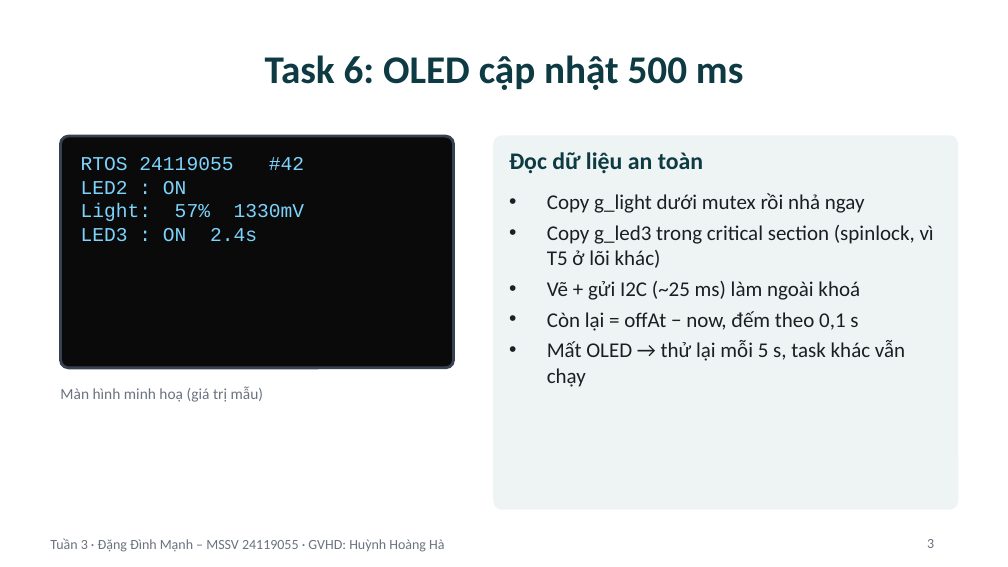
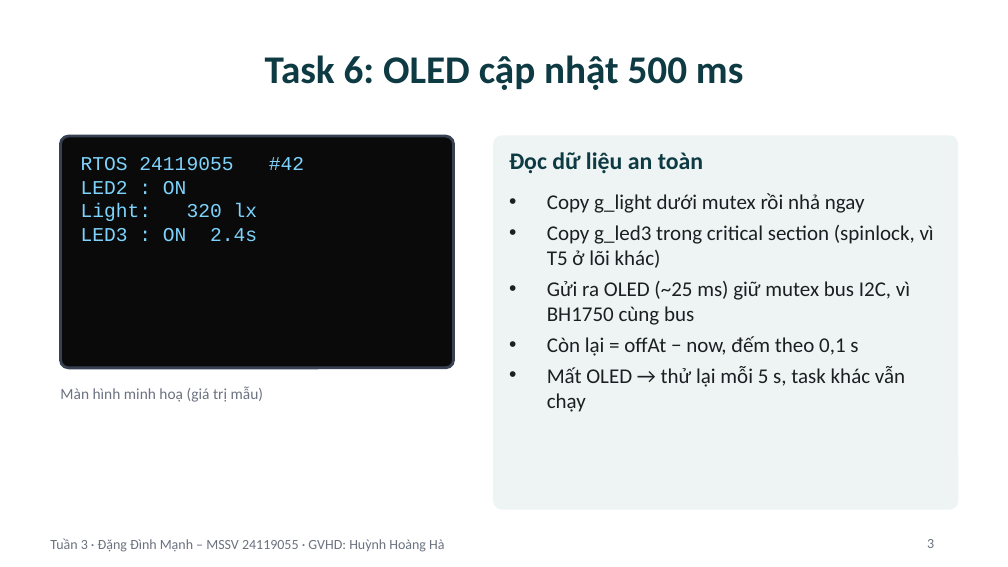
Before and after one commit to Astronaut216/rtos-freertos-esp32s3, a slide deck: slide 3 of 03_Reports/Slide_Tuan3_ProjectCaNhan.pptx. Drawn at 1008x567 pixels with LibreOffice and Linux fonts; fonts in the diff are those of the drawing. Boxes give left, top, right and bottom in pixels: in the first picture for what was removed or moved away, otherwise in the second. Text is boxed around its words. In the diff, an @@ line names an element or a change of style, - is before the commit and + after.

Commit message:
Doi cam bien sang BH1750 (I2C) + mutex bus I2C

```diff
--- a/03_Reports/Slide_Tuan3_ProjectCaNhan.pptx
+++ b/03_Reports/Slide_Tuan3_ProjectCaNhan.pptx
@@ text at box(81, 204, 258, 221): text changed @@
-Light: 57% 1330mV
+Light: 320 lx
@@ text at box(547, 281, 910, 325): text changed @@
-• Vẽ + gửi I2C (~25 ms) làm ngoài khoá
+• Gửi ra OLED (~25 ms) giữ mutex bus I2C, vì BH1750 cùng bus
```
Also in this commit, not shown: 21 other files.
